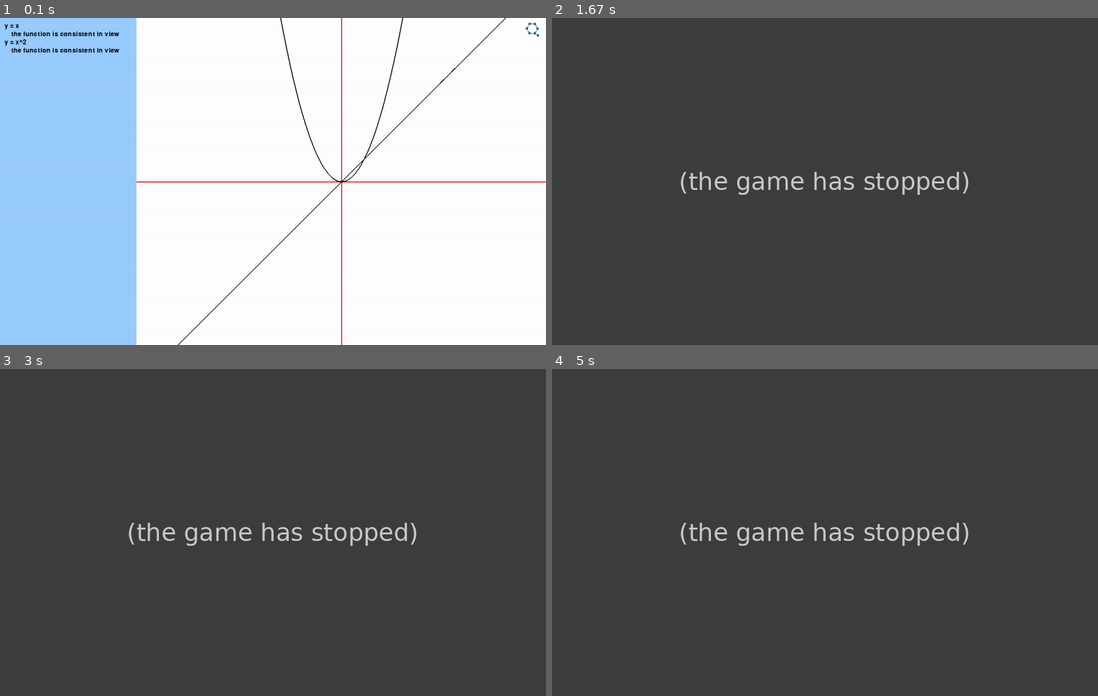
Above: before the commit, frames 1-4 (two rows, left to right).
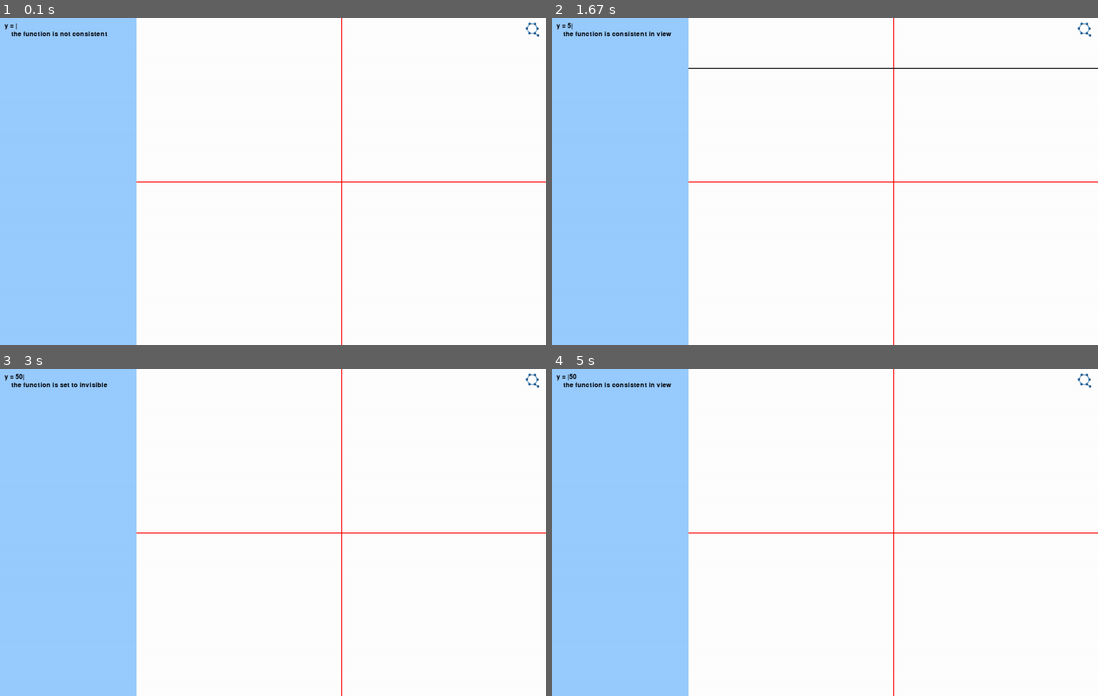
Above: after the commit, the same moments.

Repository: Quark-Games/YEquals
Game: pygame game, started from func_sim.py
Same seed, same stepped clock (60 frames per second), same inputs: the game is played once before the commit and once after it.
Inputs (mouse positions are in pixels of both pictures, inside the frame that each line leads up to):
- Up to frame 1 (0.1 s): no input
- Up to frame 2 (1.67 s): tap 5 at 0.33 s; click (1087, 24) at 0.72 s; click (830, 201) at 1.55 s
- Up to frame 3 (3 s): tap Enter at 1.83 s; tap 0 at 2.17 s; hold Up 2.5-2.97 s
- Up to frame 4 (5 s): tap Space at 3 s; hold Right 3.33-3.8 s; hold Left 3.83-4.37 s; hold Down 4.4-4.7 s; tap Enter at 4.73 s

The runs differ from the first frame. In frame 1, 0.9% of the frame differs, in the area x 0-93%, y 0-100%; in frame 2, 100%, in the area x 0-100%, y 0-100%; in frame 3, 100%; in frame 4, 100%.
Error before the commit: AttributeError: 'AttributeError' object has no attribute '__name__' (func_sim.py line 557); the game stopped at 0.33 s (later frames are placeholders)

Commit message:
pickle file

Diff:
--- a/func_sim.py
+++ b/func_sim.py
@@ -35,7 +35,7 @@
 
 SS_PATH = os.path.join(os.path.expanduser('~'), "Desktop", "screenshot.jpg")
 FULL_EXP = r"(?P<exp>.+)\[(?P<domain>.+)\]"
-COE_PAIR = r"[0-9|\)|x]x"
+COE_PAIR = r"[0-9|\)|x][x|\(]"
 
 ALTS = ((K_v, '√'),
         (K_p, 'π'),
@@ -67,12 +67,20 @@
         try:
             with open(self.fname, 'rb') as f:
                 Func.family = pickle.load(f)
+                coor.origin = pickle.load(f)
+                coor.scalex = pickle.load(f)
+                coor.scaley = pickle.load(f)
+            if Func.family:
+                Func.active = Func.family[Func._act_index]
         except Exception as e:
-            message.put_delayed("Error occur while loading data")
+            message.put_delayed(display, "Error occur while loading data")
 
     def put(self):
         with open(self.fname, 'wb') as f:
             pickle.dump(Func.family, f)
+            pickle.dump(coor.origin, f)
+            pickle.dump(coor.scalex, f)
+            pickle.dump(coor.scaley, f)
 
     def screenshot():
         pygame.image.save(display, SS_PATH)
@@ -148,7 +156,7 @@
     limit = 8
     family = []
     active = None
-    _act_index = -1
+    _act_index = 0
     _accuracy = 1
     _stroke_width = 2
 
@@ -286,9 +294,9 @@
                     pygame.draw.line(display,
                                      BLACK,
                                      old_pos,
-                                     (int(pixel_x), int(pixel_y)),
+                                     (round(pixel_x), round(pixel_y)),
                                      Func._stroke_width)
-                old_pos = (int(pixel_x), int(pixel_y))
+                old_pos = (round(pixel_x), round(pixel_y))
             except Exception:
                 drawability -= 1
         self.drawability = drawability
@@ -330,6 +338,8 @@
 
     def resize_win(self, w, h):
         global display_width, display_height
+        old_size = display.get_rect()
+        old_w, old_h = old_size.right, old_size.bottom
         if w < 800:
             w = 800
             message.put_delayed(display, "minimal window width is 800")
@@ -338,6 +348,7 @@
             message.put_delayed(display, "minimal window height is 600")
         display_width, display_height = w, h
         pygame.display.set_mode((w, h), RESIZABLE)
+        coor.chori((w - old_w) / 2, (h - old_h) / 2)
 
 
 data = File("data")
@@ -541,17 +552,18 @@
     message.put(display, "Error")
     message.indent()
     message.put(display, "Encoutered error name: " + e_name)
+    message.put(display, "Press any key to exit...")
     display.blit(logo_img, (display_width - 45, 10))
     pygame.display.flip()
 
     show = True
     while show:
         for event in pygame.event.get():
-            if event.type == QUIT:
+            if event.type == QUIT or event.type == KEYDOWN:
                 quit_all(False)
         clock.tick(FPS)
 
-try:
-    main()
-except Exception as e:
-    error(e.__name__)
+# try:
+main()
+# except Exception as e:
+#     error(e.__class__.__name__)
Binary file changed: assets/data
